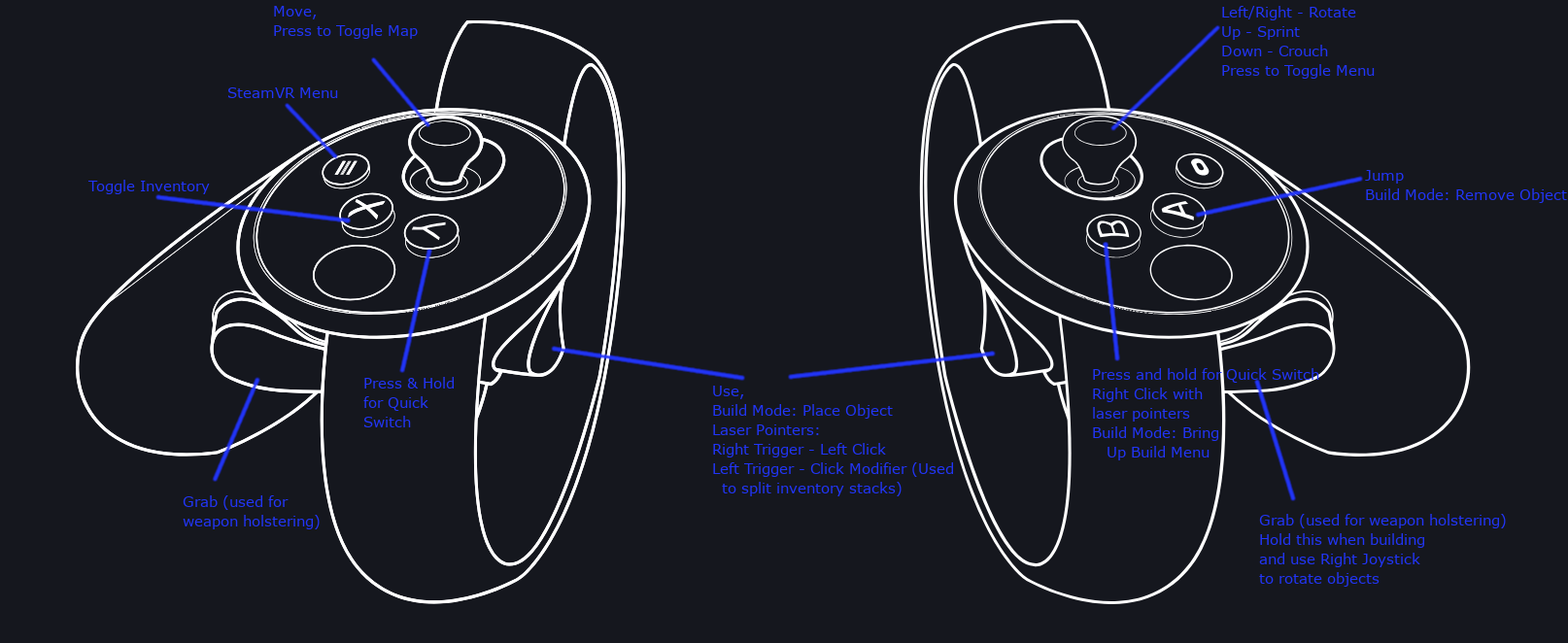
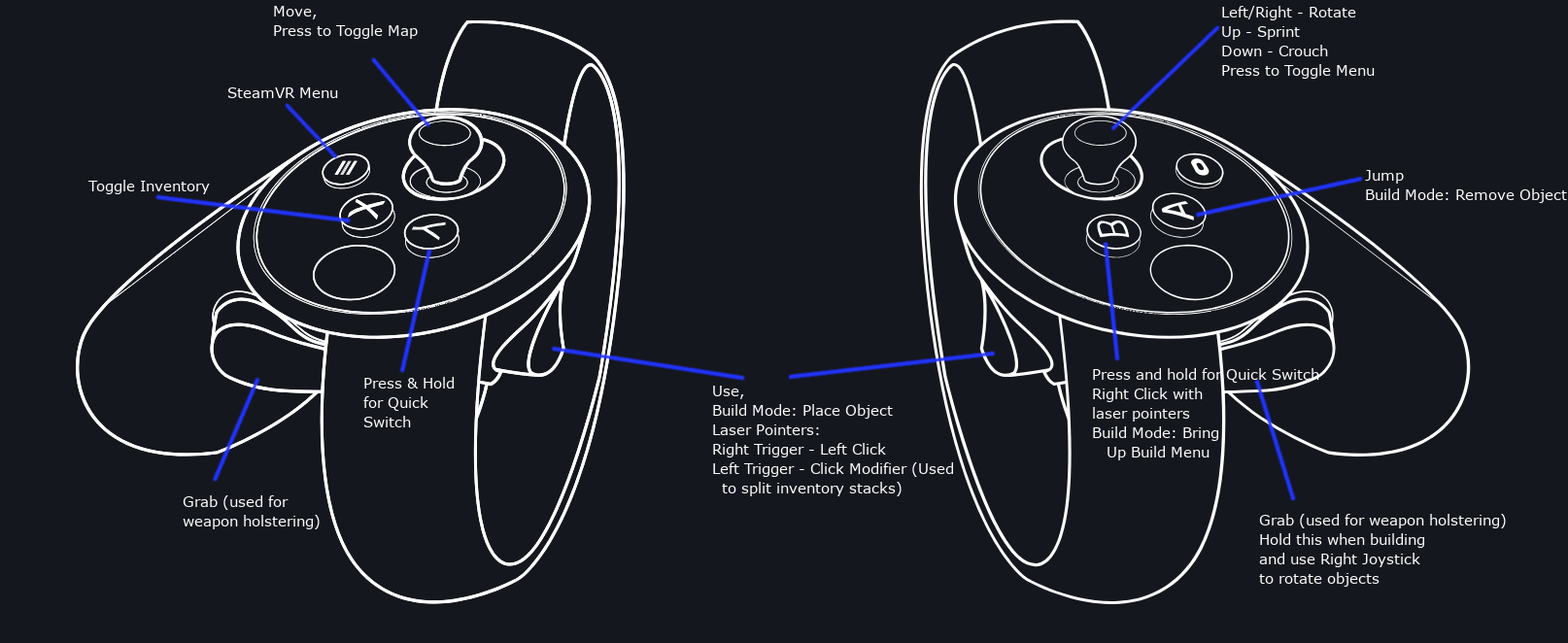
Two versions of the same layered image (1568 × 643). Layer-by-layer changes:
painted on "SteamVR Menu" over [left=227, top=87, right=339, bottom=99]
painted on "Move, ..." over [left=273, top=5, right=418, bottom=39]
painted on "Use, ..." over [left=713, top=385, right=954, bottom=497]
painted on "Grab (used for ..." over [left=182, top=495, right=320, bottom=530]
painted on "Grab (used for weapon holsteri..." over [left=1259, top=513, right=1506, bottom=587]
painted on "Jump ..." over [left=1364, top=170, right=1568, bottom=204]
painted on "Left/Right - Rotate ..." over [left=1222, top=5, right=1375, bottom=79]
painted on "Press & Hold ..." over [left=363, top=376, right=454, bottom=428]
painted on "Toggle Inventory" over [left=88, top=179, right=210, bottom=195]
painted on "Press and hold for Quick Switc..." over [left=1092, top=368, right=1320, bottom=461]
